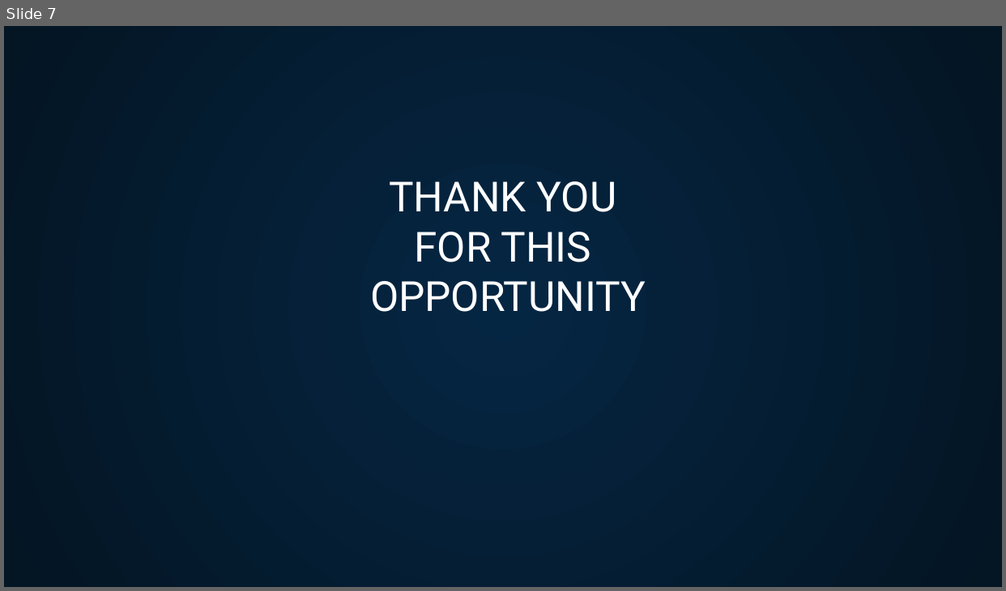
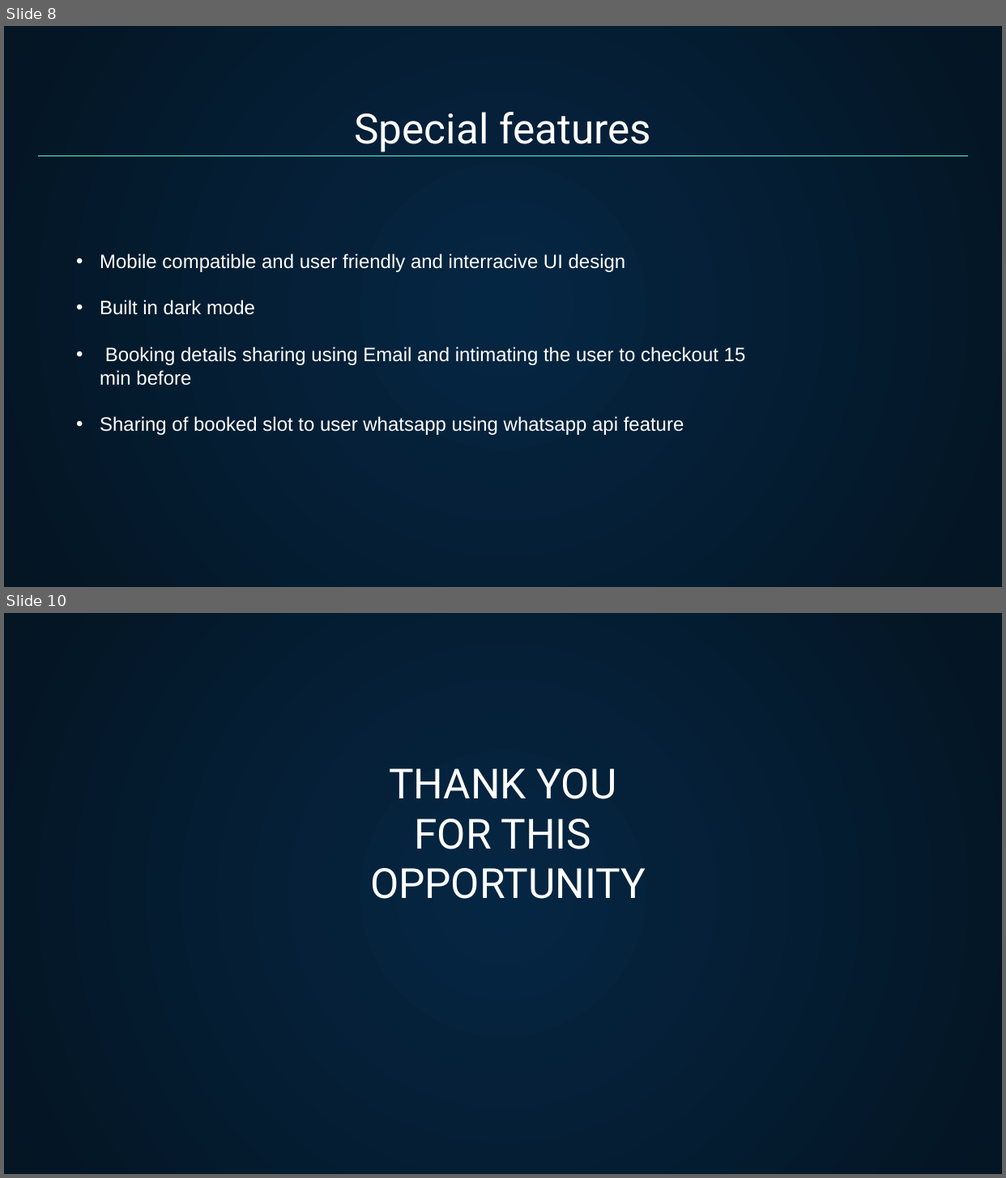
Before and after one commit to harshareddy794/Smart-park, a slide deck: BUGS AND BITS.pptx. Shown one above the other, each under a label of ours: slide 7 before the commit, slides 8 and 10 after it; the slides between them are not shown. The pictures are 1006x591 and 1006x1178 pixels, drawn with LibreOffice and Linux fonts; fonts in the diff are those of the drawing. Boxes give left, top, right and bottom in pixels: in the first picture for what was removed or moved away, otherwise in the second. Text is boxed around its words. In the diff, an @@ line names an element or a change of style, - is before the commit and + after.

```diff
--- a/BUGS AND BITS.pptx
+++ b/BUGS AND BITS.pptx
@@ slide 8 added at box(4, 26, 1002, 587), background gradient #052643 to #041523 @@
@@ title added at box(354, 112, 651, 152), 30 pt, text #FFFFFF @@
+Special features
@@ line added from (38, 156) to (968, 156), #48FFD5 0.75 pt @@
@@ text added at box(100, 254, 746, 435), 14 pt, text #FFFFFF @@
+• Mobile compatible and user friendly and interracive UI design
+• Built in dark mode
+• Booking details sharing using Email and intimating the user to checkout 15 min before
+• Sharing of booked slot to user whatsapp using whatsapp api feature
@@ what was slide 7 is now slide 10 @@
```
Also in this commit, not shown: 3 slides changed, 2 other slides added.
